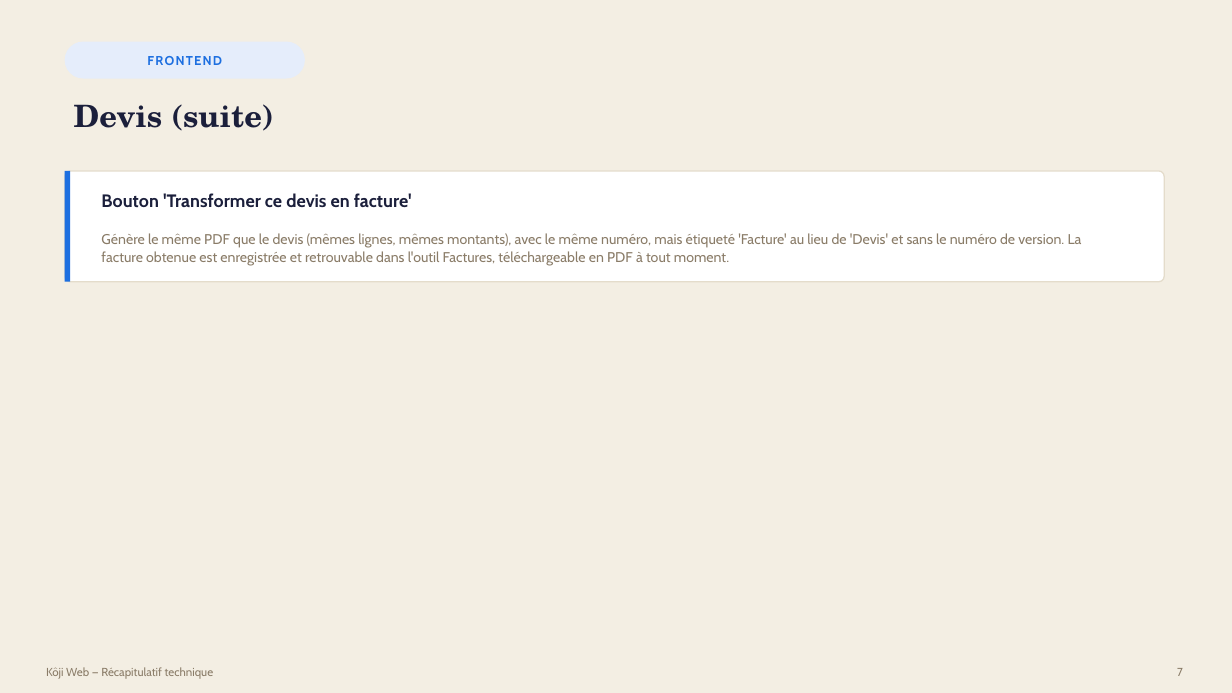
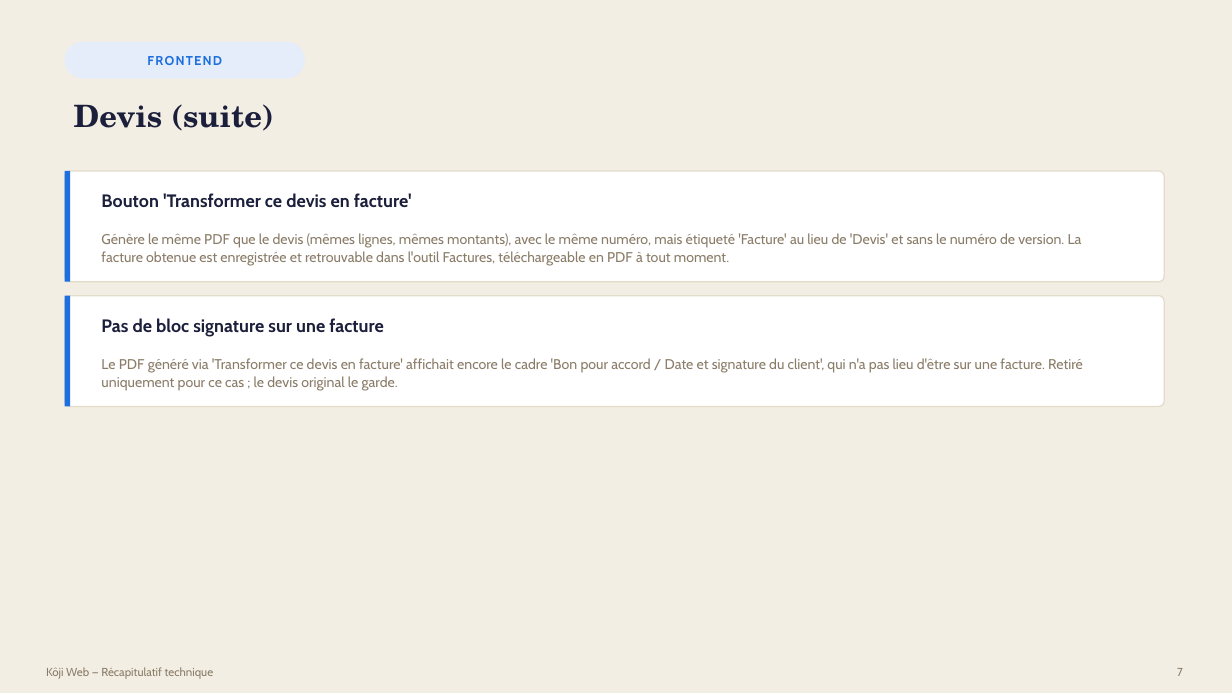
Before and after one commit to bouhouchimira-prog/web-app-Koji, a slide deck: slide 7 of docs/manager-recap/Recap-Koji-Manager.pptx. Drawn at 1232x693 pixels with LibreOffice and Linux fonts; fonts in the diff are those of the drawing. Boxes give left, top, right and bottom in pixels: in the first picture for what was removed or moved away, otherwise in the second. Text is boxed around its words. In the diff, an @@ line names an element or a change of style, - is before the commit and + after.

Commit message:
Devis PDF/Word: masque les cadres Date de debut / Duree des travaux si vides
Egalement: retire le bloc "Bon pour accord / signature" du PDF genere
via "Transformer ce devis en facture" - non pertinent sur une facture,
le devis original le garde.

```diff
--- a/docs/manager-recap/Recap-Koji-Manager.pptx
+++ b/docs/manager-recap/Recap-Koji-Manager.pptx
@@ rounded rectangle added at (65,296,1165,407), fill #FFFFFF, outline #E4DCCB 1 pt @@
@@ rectangle added at (65,296,70,407), fill #1D6FE0 @@
@@ text added at (101,318,383,337), 14 pt, text #1B1F3B, bold @@
+Pas de bloc signature sur une facture
@@ text added at (101,358,1083,390), 11 pt, text #8A7C68 @@
+Le PDF généré via 'Transformer ce devis en facture' affichait encore le cadre 'Bon pour accord / Date et signature du client', qui n'a pas lieu d'être sur une facture. Retiré uniquement pour ce cas ; le devis original le garde.
```
Also in this commit, not shown: 2 other slides changed, 2 other files.
